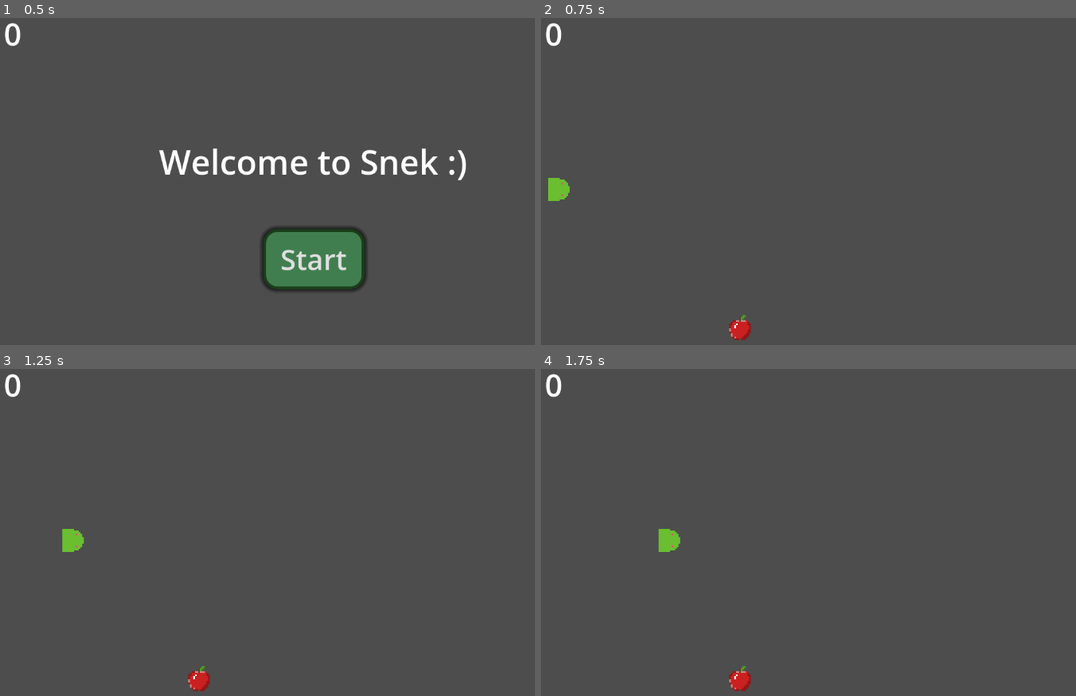
Above: before the commit, frames 1-4 (two rows, left to right).
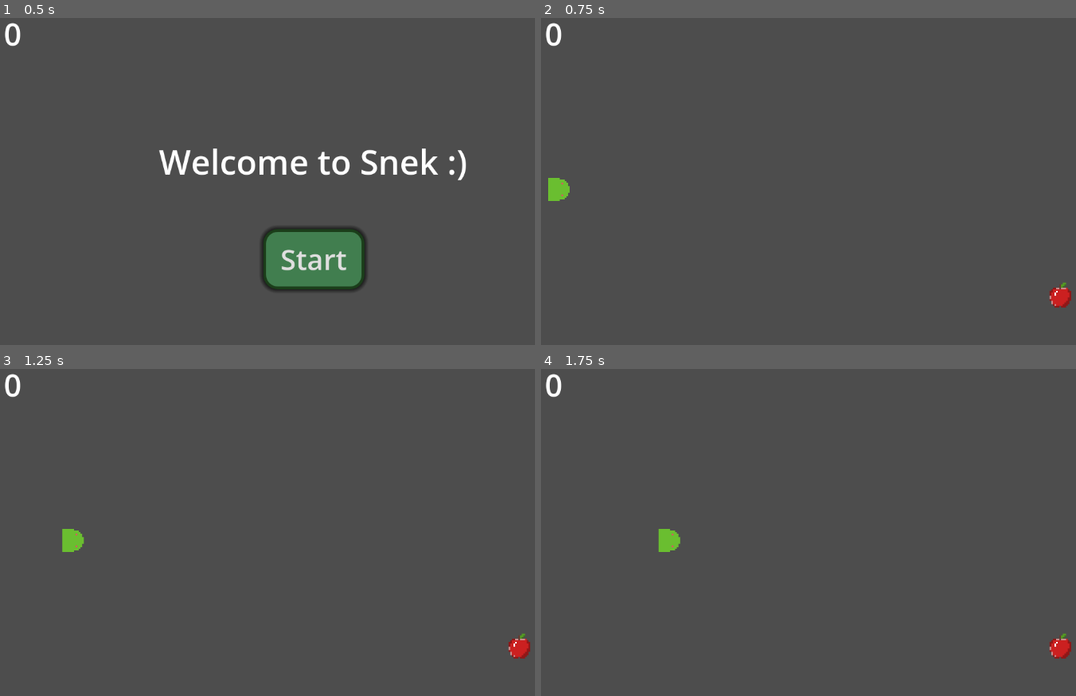
Above: after the commit, the same moments.

Repository: hollisma/snek-godot
Game: Godot game, scene res://scenes/main.tscn
Two runs of this game, one before a commit and one after it. Both use one fixed random seed, a clock stepped at 60 frames per second and the inputs below.
Inputs:
- Up to frame 1 (0.5 s): no input
- Up to frame 2 (0.75 s): click "Start" at 0.5 s
- Up to frame 3 (1.25 s): no input
- Up to frame 4 (1.75 s): hold D (move_right) from 1.28 s (still down)

Frame 1 is identical in both runs. In frame 2, 0.5% of the frame differs, in the area x 35-100%, y 80-99%; in frame 3, 0.5%; in frame 4, 0.5%.

Commit message:
Refactored out a FoodManager from main

Diff:
--- a/scenes/main.tscn
+++ b/scenes/main.tscn
@@ -1,8 +1,9 @@
-[gd_scene load_steps=4 format=3 uid="uid://dhhpwwmoo8bwq"]
+[gd_scene load_steps=5 format=3 uid="uid://dhhpwwmoo8bwq"]
 
 [ext_resource type="Script" uid="uid://cmwb0xomnmipv" path="res://scripts/main.gd" id="1_0wfyh"]
 [ext_resource type="PackedScene" uid="uid://ulutd5rqohpg" path="res://scenes/snek.tscn" id="1_o5qli"]
 [ext_resource type="PackedScene" uid="uid://3bretq8smwia" path="res://scenes/hud.tscn" id="3_sugp2"]
+[ext_resource type="Script" uid="uid://gxagw548l4ud" path="res://scripts/food_manager.gd" id="4_jyhfs"]
 
 [node name="Main" type="Node"]
 script = ExtResource("1_0wfyh")
@@ -12,6 +13,9 @@
 
 [node name="HUD" parent="." instance=ExtResource("3_sugp2")]
 
+[node name="FoodManager" type="Node2D" parent="."]
+script = ExtResource("4_jyhfs")
+
 [connection signal="appl_eaten" from="snek" to="." method="_on_appl_eaten"]
 [connection signal="snek_death" from="snek" to="." method="_on_snek_death"]
 [connection signal="start_game" from="HUD" to="." method="new_game"]
--- /dev/null
+++ b/scripts/food_manager.gd
@@ -0,0 +1,29 @@
+extends Node2D
+
+var appl_scene: PackedScene = preload("res://scenes/appl.tscn")
+
+func spawn_appl(snek, snek_head):
+	var margin = 16
+	var max_attempts = 100 # to avoid infinite loop
+	var pos = Vector2.ZERO
+
+	for _i in range(max_attempts):
+		var x = randf() * (get_viewport().size.x - 2 * margin) + margin
+		var y = randf() * (get_viewport().size.y - 2 * margin) + margin
+		pos = Vector2(x, y)
+
+		# Check appl distance to snek
+		var too_close = false
+		var snek_nodes = snek.segments.duplicate()
+		snek_nodes.append(snek_head)
+		for segment in snek_nodes:
+			if segment.position.distance_to(pos) < margin * 2:
+				too_close = true
+				break
+
+		if not too_close:
+			break
+
+	var appl = appl_scene.instantiate()
+	appl.position = pos
+	call_deferred("add_child", appl)
--- a/scripts/main.gd
+++ b/scripts/main.gd
@@ -2,6 +2,11 @@
 
 var appl_scene: PackedScene = preload("res://scenes/appl.tscn")
 var score
+
+@onready var snek = $snek
+@onready var snek_head = $snek/Head
+@onready var hud = $HUD
+@onready var food_manager = $FoodManager
 
 func new_game():
 	score = 0
@@ -9,39 +14,13 @@
 	get_tree().call_group("appls", "queue_free")
 	$snek.reset()
 	$snek.start()
-	spawn_appl()
-
-func spawn_appl():
-	var margin = 16
-	var max_attempts = 100 # to avoid infinite loop
-	var pos = Vector2.ZERO
-
-	for _i in range(max_attempts):
-		var x = randf() * (get_viewport().size.x - 2 * margin) + margin
-		var y = randf() * (get_viewport().size.y - 2 * margin) + margin
-		pos = Vector2(x, y)
-
-		# Check appl distance to snek
-		var too_close = false
-		var snek_nodes = $snek.segments.duplicate()
-		snek_nodes.append($snek/Head)
-		for segment in snek_nodes:
-			if segment.position.distance_to(pos) < margin * 2:
-				too_close = true
-				break
-
-		if not too_close:
-			break
-
-	var appl = appl_scene.instantiate()
-	appl.position = pos
-	call_deferred("add_child", appl)
+	food_manager.spawn_appl(snek, snek_head)
 
 func _on_appl_eaten():
-	spawn_appl()
+	food_manager.spawn_appl(snek, snek_head)
 	score += 1
-	$HUD.update_score(score)
+	hud.update_score(score)
 
 func _on_snek_death():
-	$snek.stop()
-	$HUD.show_game_over(score)
+	snek.stop()
+	hud.show_game_over(score)
Not shown, added: scripts/food_manager.gd.uid
